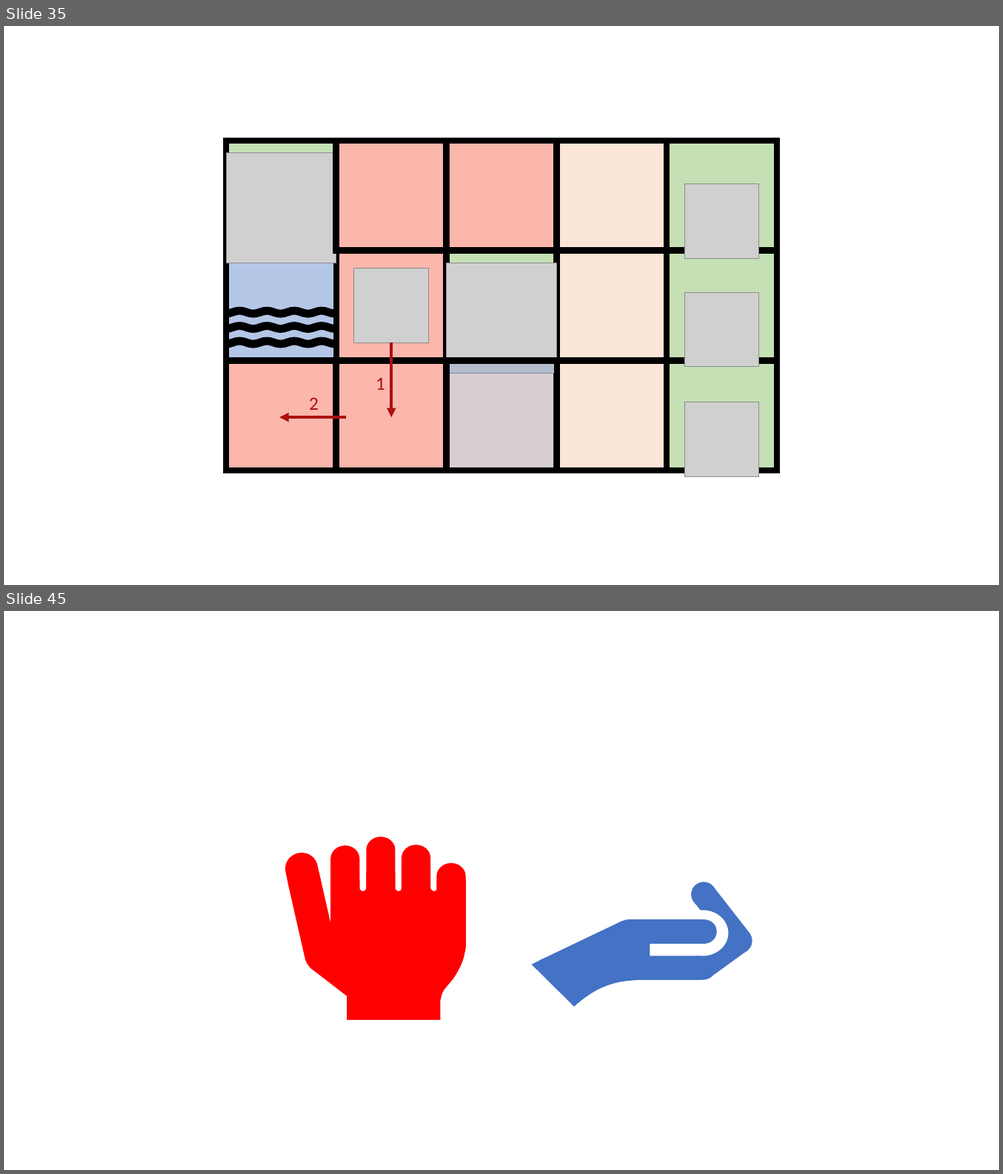
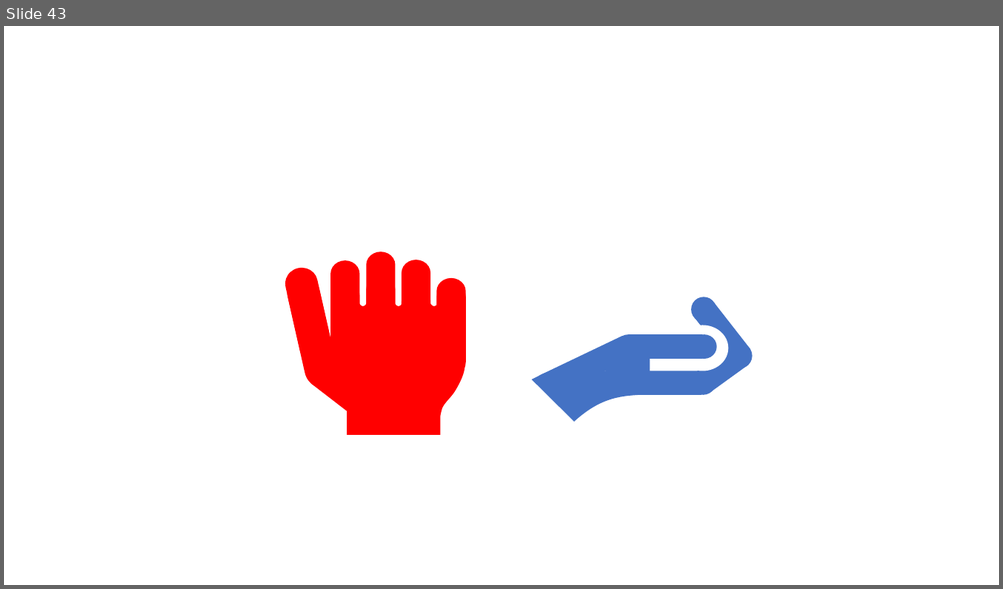
Before and after one commit to Sebastian-Whitehead/MED6_Projekt, a slide deck: BCI AV.pptx. Shown one above the other, each under a label of ours: slides 35 and 45 before the commit, slide 43 after it; the slides between them are not shown. The pictures are 1003x1174 and 1003x589 pixels, drawn with LibreOffice and Linux fonts; fonts in the diff are those of the drawing; grey boxes stand for pictures; background and template pictures are left out. Boxes give left, top, right and bottom in pixels: in the first picture for what was removed or moved away, otherwise in the second. Text is boxed around its words. In the diff, an @@ line names an element or a change of style, - is before the commit and + after.

```diff
--- a/BCI AV.pptx
+++ b/BCI AV.pptx
@@ slide 35 removed at bbox=[4, 26, 999, 585], background #FFFFFF @@
@@ rectangle removed at bbox=[226, 141, 337, 251] @@
@@ picture removed at bbox=[226, 153, 337, 264] @@
@@ rectangle removed at bbox=[336, 141, 447, 251] @@
@@ rectangle removed at bbox=[336, 141, 447, 251] @@
@@ rectangle removed at bbox=[446, 141, 556, 251] @@
@@ rectangle removed at bbox=[447, 141, 557, 251] @@
@@ rectangle removed at bbox=[556, 141, 666, 251] @@
@@ rectangle removed at bbox=[666, 141, 777, 251] @@
@@ picture removed at bbox=[685, 184, 759, 259] @@
@@ rectangle removed at bbox=[226, 250, 337, 361] @@
@@ rectangle removed at bbox=[336, 250, 447, 361] @@
@@ picture removed at bbox=[354, 269, 429, 343] @@
@@ rectangle removed at bbox=[447, 250, 557, 361] @@
@@ picture removed at bbox=[447, 264, 557, 374] @@
@@ group removed at bbox=[226, 141, 777, 471]: 14 rectangles @@
@@ rectangle removed at bbox=[666, 250, 777, 361] @@
@@ freeform shape removed at bbox=[225, 307, 336, 318] @@
@@ picture removed at bbox=[685, 292, 759, 367] @@
@@ freeform shape removed at bbox=[225, 322, 336, 333] @@
@@ freeform shape removed at bbox=[225, 337, 336, 349] @@
@@ arrow removed from (391, 343) to (391, 417) @@
@@ rectangle removed at bbox=[226, 361, 337, 471] @@
@@ rectangle removed at bbox=[336, 361, 447, 471] @@
@@ text removed at bbox=[375, 378, 385, 390] @@
-1
@@ rectangle removed at bbox=[447, 361, 557, 471] @@
@@ rectangle removed at bbox=[666, 361, 777, 471] @@
@@ text removed at bbox=[309, 397, 318, 410] @@
-2
@@ picture removed at bbox=[685, 403, 759, 477] @@
@@ arrow removed from (347, 417) to (279, 417) @@
@@ what was slide 45 is now slide 43 @@
```
Also in this commit, not shown: 2 slides changed, 3 slides added, 4 other slides removed, 4 other files.
